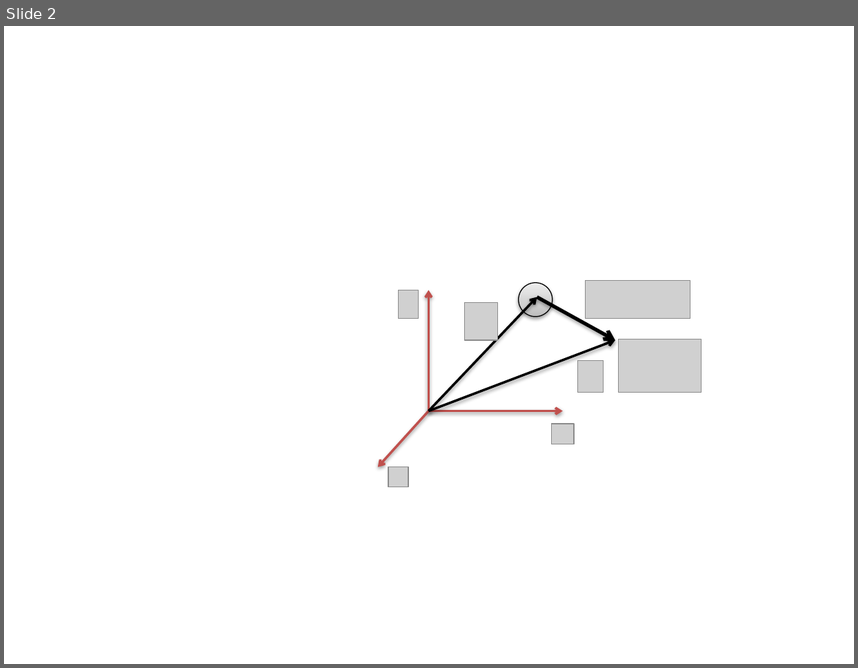
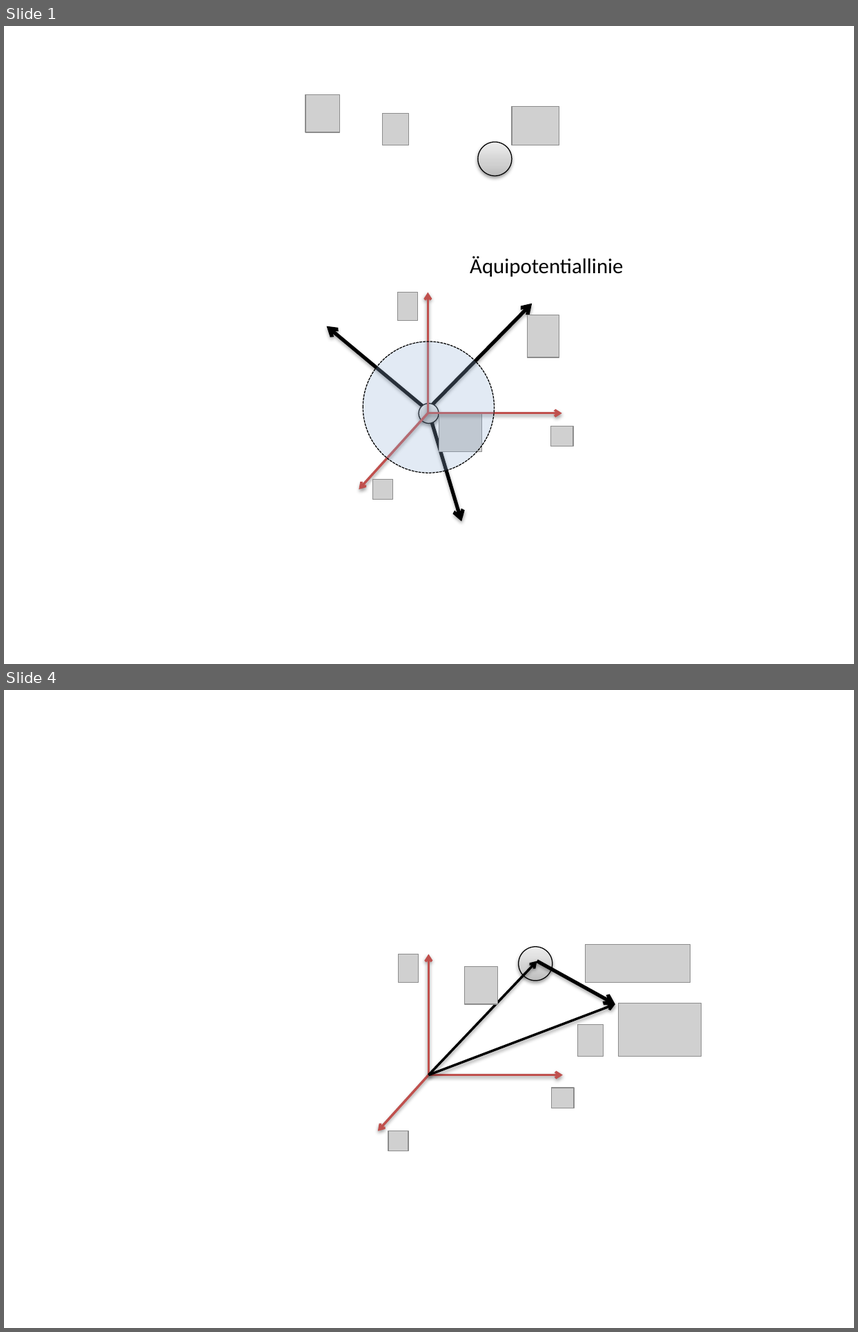
Before and after one commit to cdohl/physik2, a slide deck: figures/Presentation1.pptx. Shown one above the other, each under a label of ours: slide 2 before the commit, slides 1 and 4 after it; the slides between them are not shown. The pictures are 858x668 and 858x1332 pixels, drawn with LibreOffice and Linux fonts; fonts in the diff are those of the drawing; grey boxes stand for pictures. Boxes give left, top, right and bottom in pixels: in the first picture for what was removed or moved away, otherwise in the second. Text is boxed around its words. In the diff, an @@ line names an element or a change of style, - is before the commit and + after.

```diff
--- a/figures/Presentation1.pptx
+++ b/figures/Presentation1.pptx
@@ slide 1 added at box(4, 26, 854, 664), background #FFFFFF @@
@@ picture added at box(306, 95, 340, 132) @@
@@ picture added at box(512, 106, 559, 145) @@
@@ picture added at box(382, 114, 408, 146) @@
@@ ellipse added at box(478, 142, 513, 176), fill gradient #BDBDBD to #D1D1D1 to #EEEEEE, outline #000000 0.75 pt @@
@@ text added at box(470, 256, 623, 276), 18 pt, text #000000 @@
+Äquipotentiallinie
@@ picture added at box(397, 292, 418, 320) @@
@@ arrow added from (428, 413) to (428, 292), #C0504D 2 pt @@
@@ arrow added from (428, 410) to (532, 303), #000000 3 pt @@
@@ picture added at box(527, 315, 559, 357) @@
@@ arrow added from (429, 411) to (327, 326), #000000 3 pt @@
@@ ellipse added at box(363, 341, 494, 472), fill #95B3D7 at 27% opacity, outline #000000 0.75 pt dashed @@
@@ arrow added from (428, 413) to (359, 489), #C0504D 2 pt @@
@@ ellipse added at box(419, 403, 439, 424), fill gradient #BDBDBD to #D1D1D1 to #EEEEEE, outline #000000 0.75 pt @@
@@ arrow added from (428, 408) to (461, 521), #000000 3 pt @@
@@ arrow added from (428, 413) to (562, 413), #C0504D 2 pt @@
@@ picture added at box(439, 413, 483, 451) @@
@@ picture added at box(550, 426, 573, 446) @@
@@ picture added at box(373, 479, 393, 499) @@
@@ what was slide 2 is now slide 4 @@
```
Also in this commit, not shown: 2 other slides added, 1 slide removed, 8 other files.
